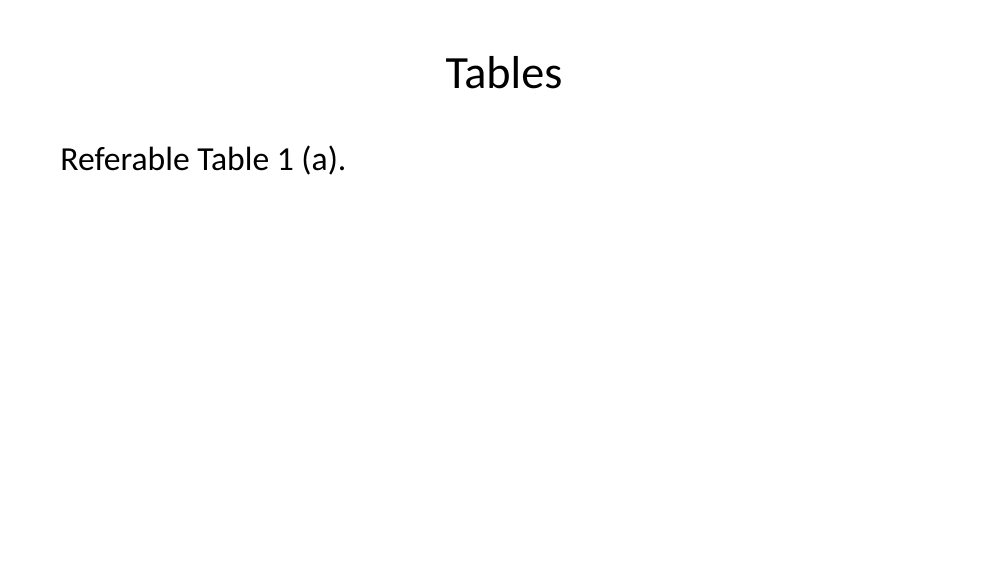
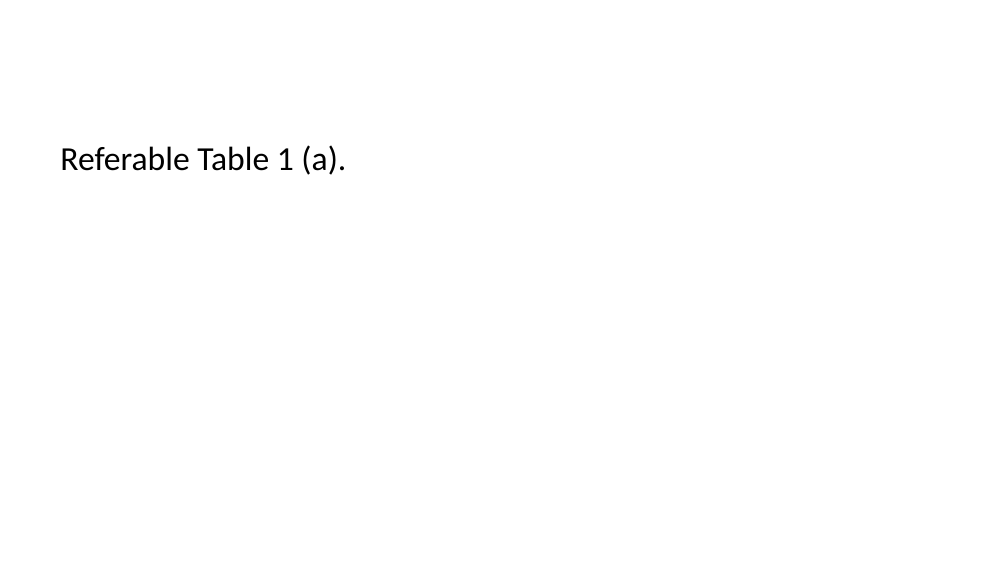
Before and after one commit to sun123zxy/sunquartex, a slide deck: slide 15 of examples/enpre.pptx (slide 10 before the commit). Drawn at 1008x567 pixels with LibreOffice and Linux fonts; fonts in the diff are those of the drawing. Boxes give left, top, right and bottom in pixels: in the first picture for what was removed or moved away, otherwise in the second. Text is boxed around its words. In the diff, an @@ line names an element or a change of style, - is before the commit and + after.

```diff
--- a/examples/enpre.pptx
+++ b/examples/enpre.pptx
@@ title removed at <box>446,56,563,89</box> @@
-Tables
```
Also in this commit, not shown: 7 other slides changed, 8 slides added, 39 other files.
